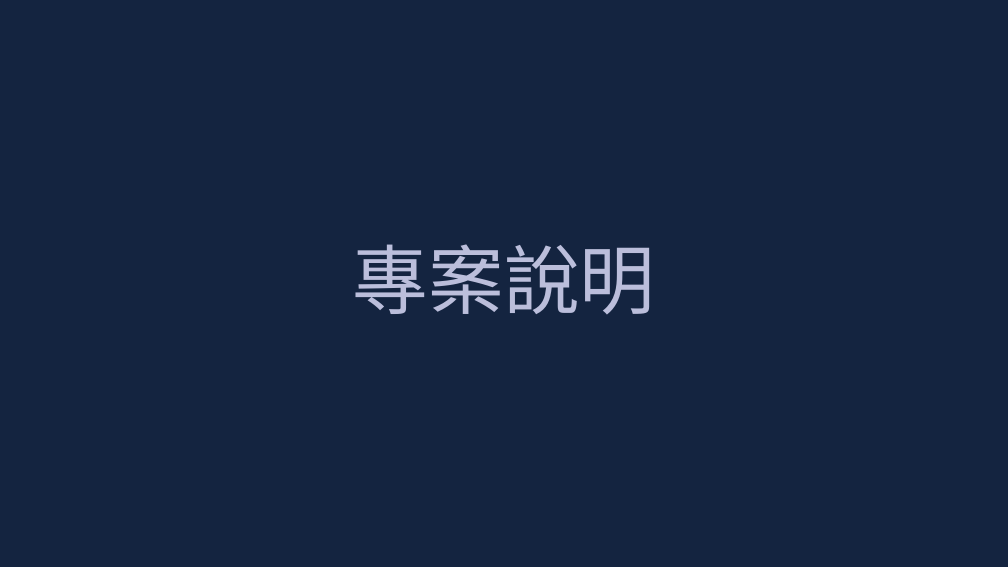
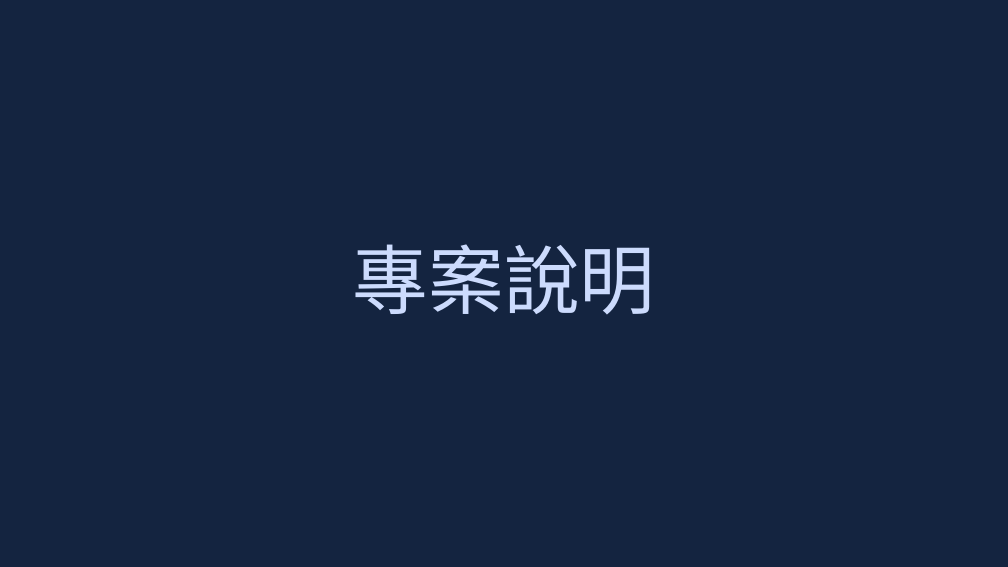
Before and after one commit to leonasdev/WebMidProject, a slide deck: slide 5 of 企劃書.pptx. Drawn at 1008x567 pixels with LibreOffice and Linux fonts; fonts in the diff are those of the drawing. Boxes give left, top, right and bottom in pixels: in the first picture for what was removed or moved away, otherwise in the second. Text is boxed around its words. In the diff, an @@ line names an element or a change of style, - is before the commit and + after.

```diff
--- a/企劃書.pptx
+++ b/企劃書.pptx
@@ title "專案說明" at [353, 244, 655, 314]: text colour #BBBEDB to #CCDBFD @@
```
Also in this commit, not shown: 8 other slides changed.
